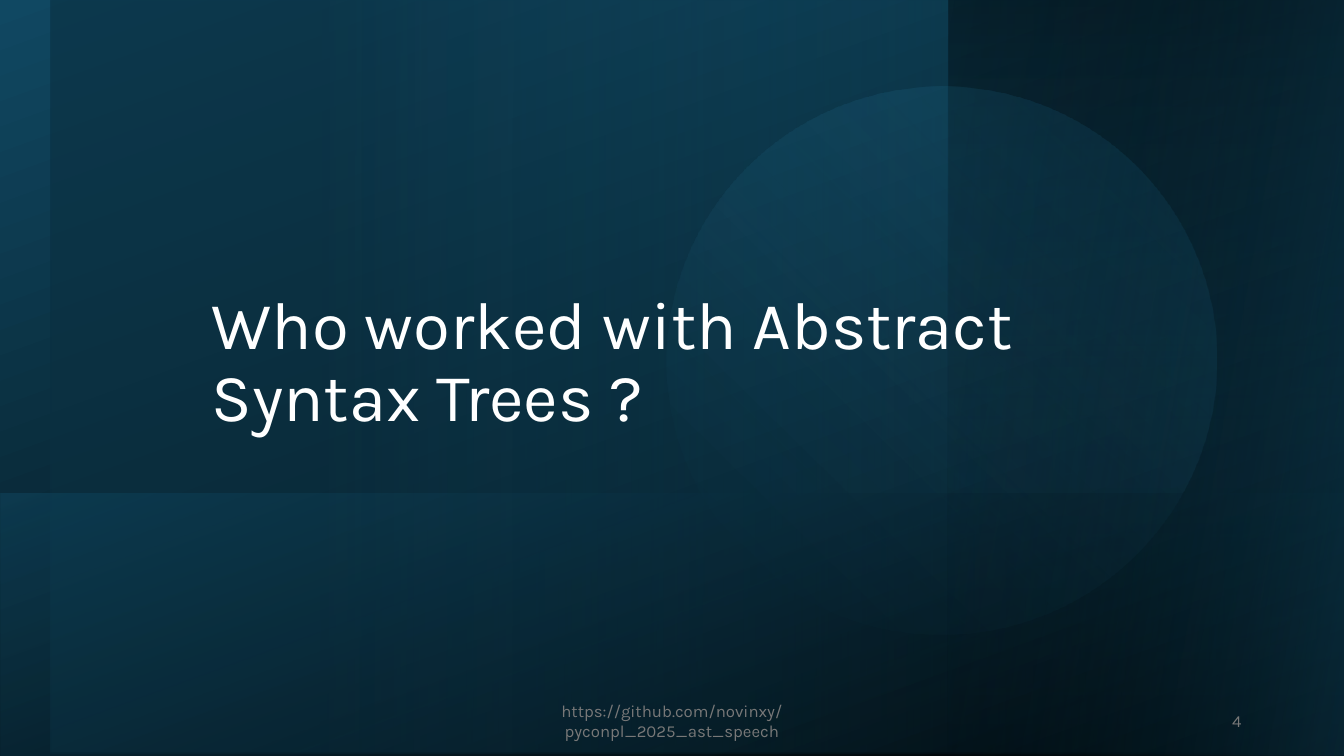
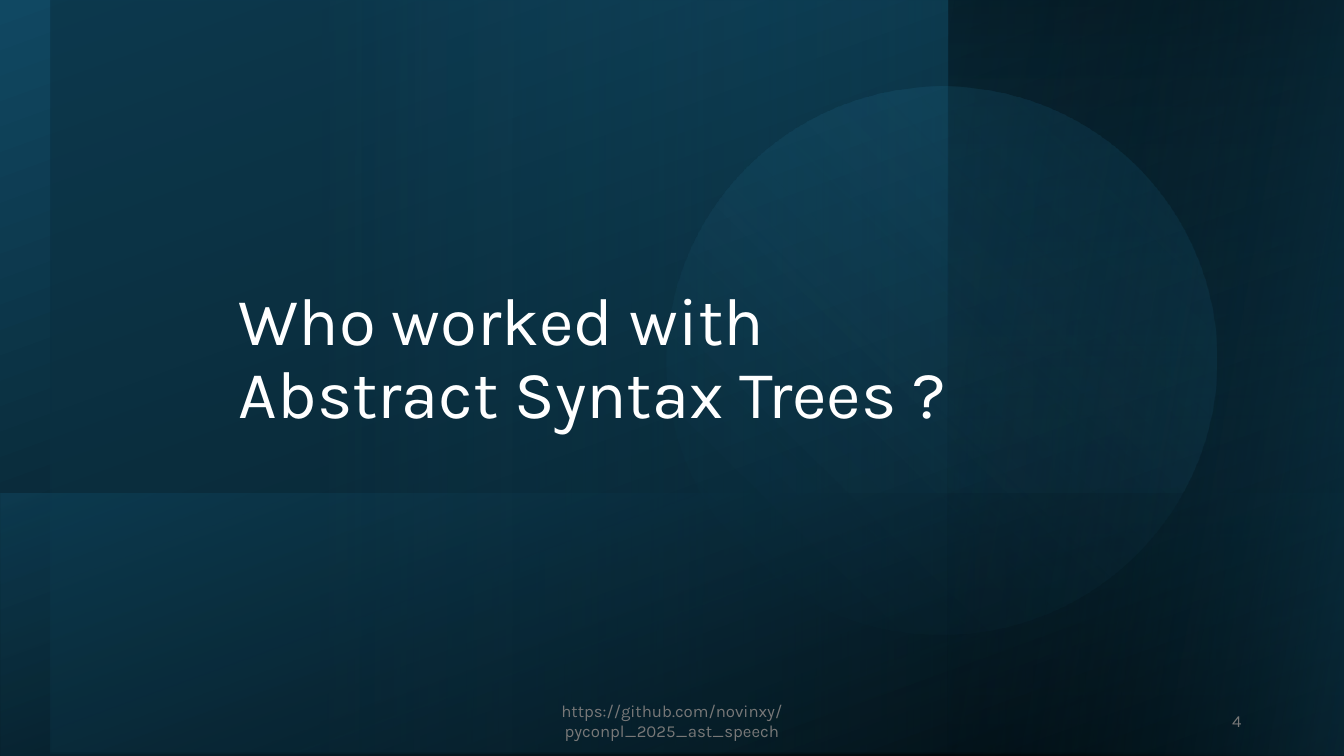
Before and after one commit to novinxy/pyconpl_2025_ast_speech, a slide deck: slide 4 of presentation.pptx. Drawn at 1344x756 pixels with LibreOffice and Linux fonts; fonts in the diff are those of the drawing. Boxes give left, top, right and bottom in pixels: in the first picture for what was removed or moved away, otherwise in the second. Text is boxed around its words. In the diff, an @@ line names an element or a change of style, - is before the commit and + after.

```diff
--- a/presentation.pptx
+++ b/presentation.pptx
@@ text "Who worked with Abstract Syntax ..." rewrapped from [212, 302, 1013, 438] to [239, 298, 896, 435] @@
```
Also in this commit, not shown: 6 other slides changed.
